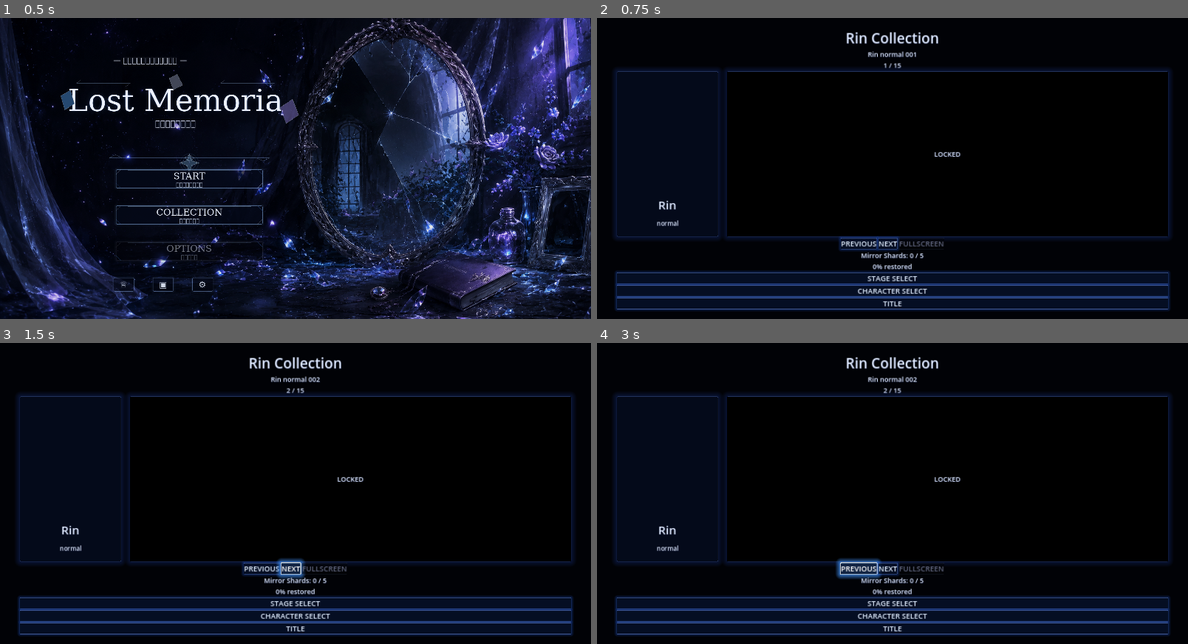
Above: before the commit, frames 1-4 (two rows, left to right).
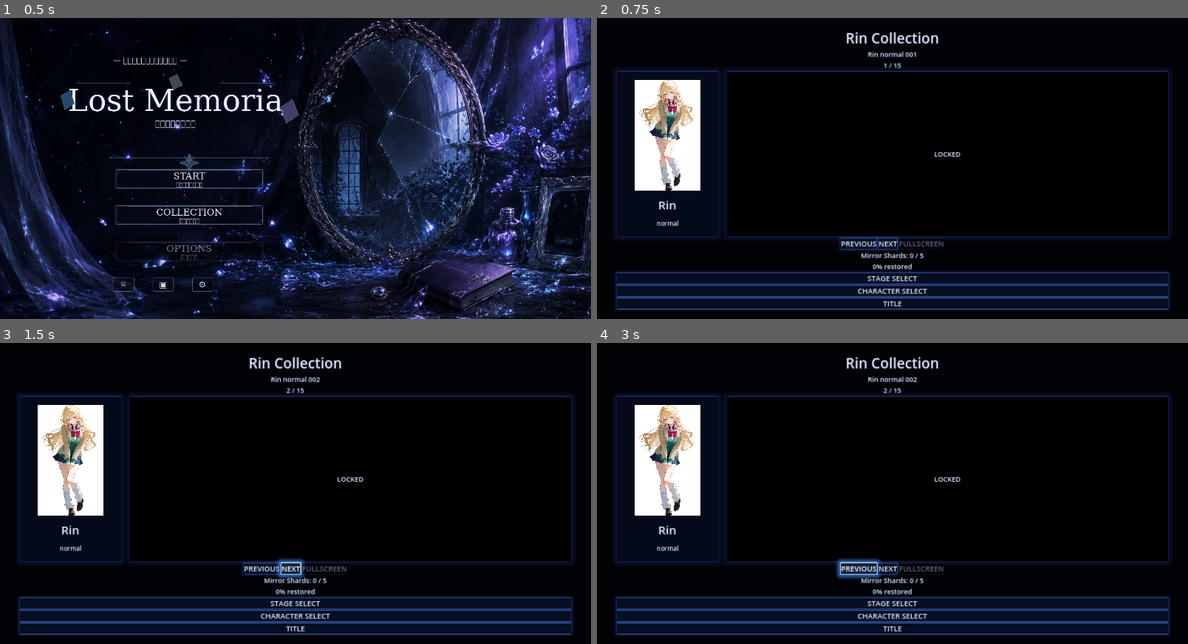
Above: after the commit, the same moments.

Repository: uzupiyo/Lost-Memoria
Game: Godot game, scene res://scenes/title/title.tscn
Two runs of this game, one before a commit and one after it. Both use one fixed random seed, a clock stepped at 60 frames per second and the inputs below.
Inputs (mouse positions are in pixels of both pictures, inside the frame that each line leads up to):
- Up to frame 1 (0.5 s): no input
- Up to frame 2 (0.75 s): click (786, 213) at 0.5 s
- Up to frame 3 (1.5 s): click "NEXT" at 1.25 s
- Up to frame 4 (3 s): click "NEXT" at 2 s; click "PREVIOUS" at 2.75 s

Frame 1 is identical in both runs. In frame 2, 4.1% of the frame differs, in the area x 6-18%, y 20-58%; in frame 3, 4.1%; in frame 4, 4.1%.

Commit message:
Add robust portrait loading fallback in collection

Diff:
--- a/scripts/collection.gd
+++ b/scripts/collection.gd
@@ -110,12 +110,36 @@
 	var character_data: Dictionary = GameState.get_character_data(character_id)
 	character_name_label.text = str(character_data.get("display_name", character_id))
 	character_situation_label.text = situation
-	character_portrait.texture = null
-	var portrait_path: String = str(character_data.get("portrait_path", ""))
-	if not portrait_path.is_empty() and ResourceLoader.exists(portrait_path):
-		var loaded: Resource = load(portrait_path)
-		if loaded is Texture2D:
-			character_portrait.texture = loaded as Texture2D
+	character_portrait.texture = _load_character_portrait(character_id)
+
+func _load_character_portrait(character_id: String) -> Texture2D:
+	var data: Dictionary = GameState.get_character_data(character_id)
+	var candidate_paths: Array[String] = []
+	var portrait_path: String = str(data.get("portrait_path", ""))
+	if not portrait_path.is_empty():
+		candidate_paths.append(portrait_path)
+	candidate_paths.append("res://assets/ui/characters/%s_portrait_card.webp" % character_id)
+	candidate_paths.append("res://assets/ui/characters/%s_portrait_card.png" % character_id)
+	candidate_paths.append("res://assets/ui/characters/%s_card.webp" % character_id)
+	candidate_paths.append("res://assets/ui/characters/%s_card.png" % character_id)
+	candidate_paths.append(_get_first_still_image_path(character_id))
+
+	var i: int = 0
+	while i < candidate_paths.size():
+		var path: String = candidate_paths[i]
+		if not path.is_empty() and ResourceLoader.exists(path):
+			var loaded: Resource = load(path)
+			if loaded is Texture2D:
+				return loaded as Texture2D
+		i += 1
+	return null
+
+func _get_first_still_image_path(character_id: String) -> String:
+	var ids: Array = GameState.get_still_ids_for_character(character_id)
+	if ids.is_empty():
+		return ""
+	var first_data: Dictionary = GameState.get_still_data(str(ids[0]))
+	return str(first_data.get("image_path", ""))
 
 func _load_still_texture(path: String) -> void:
 	if path.is_empty() or not ResourceLoader.exists(path):
